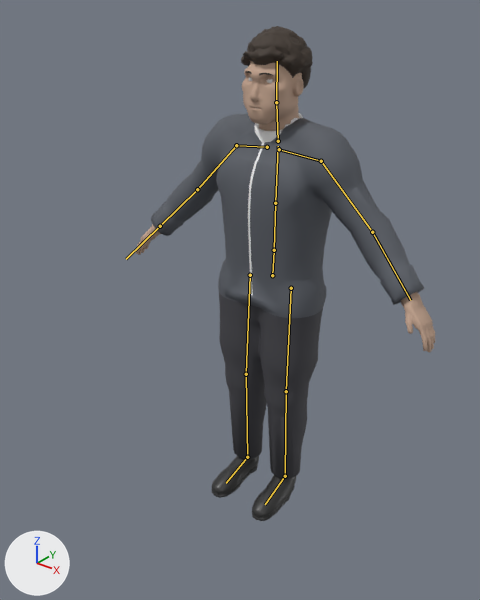
The glTF model src/decision_pitch/web/figures/figure.glb as it was, and as the next commit left it.
Camera for both pictures: a 50 mm camera at (1.33, -1.85, 1.98) aimed at (-0.15, 0.01, 0.83). The axes (+X, +Y, +Z) are drawn at lower left. The lights are the same throughout. The first picture is the older version. The bones that change, and the others that lie on the model, are drawn over the model as lines.

In view in the first picture: 'body', 'coat', 'eyes', 'hair_bun', 'hair_buzz', 'hair_curly', 'hair_short', 'hair_swept'.
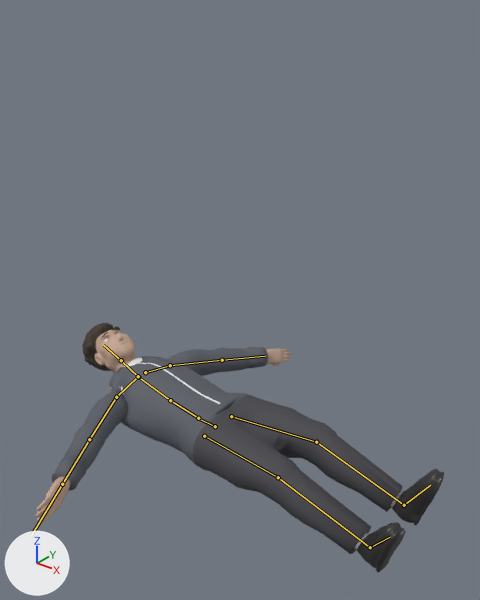
The newer file adds an action. The first version stands in its rest pose; the second is drawn at frame 22 of the action 'fall_side_R'.

Changed parts and their boxes [x1, y1, x2, y2] in the pictures (480 x 600 px):
```json
{"object": "coat", "change": "posed", "before": [151, 113, 424, 479], "after": [52, 347, 402, 554], "on screen": "28% wider, 43% shorter"}
{"object": "body", "change": "posed", "before": [136, 61, 435, 521], "after": [36, 330, 444, 572], "on screen": "36% wider, 47% shorter"}
{"object": "hair_curly", "change": "posed", "before": [241, 26, 313, 89], "after": [82, 323, 120, 371]}
{"object": "hair_swept", "change": "posed", "before": [247, 33, 303, 79], "after": [84, 323, 112, 346]}
{"object": "hair_short", "change": "posed", "before": [245, 58, 299, 78], "after": [93, 329, 117, 361]}
{"object": "eyes", "change": "posed", "before": [249, 78, 273, 83], "after": [104, 333, 119, 342]}
{"object": "hair_bun", "change": "posed", "before": [254, 62, 303, 77], "on screen": "not visible afterwards"}
{"object": "hair_buzz", "change": "posed", "before": [258, 62, 300, 77], "on screen": "not visible afterwards"}
{"bone": "hips", "before": "(272, 275) to (274, 250)", "after": "(215, 426) to (198, 418)"}
{"bone": "spine", "before": "(274, 250) to (275, 203)", "after": "(198, 418) to (170, 400)"}
{"bone": "chest", "before": "(275, 203) to (278, 146)", "after": "(170, 400) to (140, 378)"}
{"bone": "neck", "before": "(278, 141) to (276, 102)", "after": "(138, 377) to (121, 360)"}
{"bone": "head", "before": "(276, 102) to (277, 61)", "after": "(121, 360) to (103, 345)"}
{"bone": "upper_arm_L", "before": "(321, 161) to (372, 232)", "after": "(170, 365) to (222, 360)"}
{"bone": "forearm_L", "before": "(372, 232) to (410, 300)", "after": "(222, 360) to (265, 356)"}
{"bone": "upper_arm_R", "before": "(236, 145) to (197, 189)", "after": "(116, 397) to (89, 439)"}
{"bone": "forearm_R", "before": "(197, 189) to (160, 226)", "after": "(89, 439) to (62, 484)"}
{"bone": "thigh_L", "before": "(291, 288) to (286, 391)", "after": "(231, 416) to (316, 442)"}
{"bone": "shin_L", "before": "(286, 391) to (285, 476)", "after": "(316, 442) to (404, 505)"}
{"bone": "foot_L", "before": "(285, 476) to (265, 504)", "after": "(404, 505) to (430, 485)"}
{"bone": "thigh_R", "before": "(250, 275) to (246, 374)", "after": "(204, 436) to (278, 477)"}
{"bone": "shin_R", "before": "(246, 374) to (247, 457)", "after": "(278, 477) to (370, 547)"}
{"bone": "foot_R", "before": "(247, 457) to (226, 483)", "after": "(370, 547) to (390, 537)"}
```

Edits to the scene script, one JSON object a line:
```json
{"block": "bone_hips", "where": "bone_hips = bpy.data.objects['rig'].pose.bones['hips']  # child of 'root'"}
{"op": "set", "path": "bone_hips.location", "old": "(0.0, 0.0, 0.0)", "new": "(-0.302, -0.834, -0.042)"}
{"op": "set", "path": "bone_hips.rotation_quaternion", "old": "(1.0, 0.0, 0.0, 0.0)", "new": "(0.517, -0.482, 0.492, 0.507)", "note": "degrees (0, 0, 0) -> degrees (1, 87, 90)"}
{"block": "bone_spine", "where": "bone_spine = bpy.data.objects['rig'].pose.bones['spine']  # child of 'hips'"}
{"op": "set", "path": "bone_spine.rotation_quaternion", "old": "(1.0, 0.0, 0.0, 0.0)", "new": "(0.999, 0.035, 0.0, 0.0)", "note": "degrees (0, 0, 0) -> degrees (4, 0, 0)"}
{"block": "bone_chest", "where": "bone_chest = bpy.data.objects['rig'].pose.bones['chest']  # child of 'spine'"}
{"op": "set", "path": "bone_chest.rotation_quaternion", "old": "(1.0, 0.0, 0.0, 0.0)", "new": "(0.999, 0.052, 0.0, 0.0)", "note": "degrees (0, 0, 0) -> degrees (6, 0, 0)"}
{"block": "bone_neck", "where": "bone_neck = bpy.data.objects['rig'].pose.bones['neck']  # child of 'chest'"}
{"op": "set", "path": "bone_neck.rotation_quaternion", "old": "(1.0, 0.0, 0.0, 0.0)", "new": "(1.0, 0.016, 0.0, 0.0)", "note": "degrees (0, 0, 0) -> degrees (2, 0, 0)"}
{"block": "bone_head", "where": "bone_head = bpy.data.objects['rig'].pose.bones['head']  # child of 'neck'"}
{"op": "set", "path": "bone_head.rotation_quaternion", "old": "(1.0, 0.0, 0.0, 0.0)", "new": "(1.0, 0.019, 0.0, 0.0)", "note": "degrees (0, 0, 0) -> degrees (2, 0, 0)"}
{"block": "bone_upper_arm_l", "where": "bone_upper_arm_l = bpy.data.objects['rig'].pose.bones['upper_arm_L']  # child of 'shoulder_L'"}
{"op": "set", "path": "bone_upper_arm_l.rotation_quaternion", "old": "(1.0, 0.0, 0.0, 0.0)", "new": "(0.352, -0.135, 0.924, 0.06)", "note": "degrees (0, 0, 0) -> degrees (-1, 138, 16)"}
{"block": "bone_forearm_l", "where": "bone_forearm_l = bpy.data.objects['rig'].pose.bones['forearm_L']  # child of 'upper_arm_L'"}
{"op": "set", "path": "bone_forearm_l.rotation_quaternion", "old": "(1.0, 0.0, 0.0, 0.0)", "new": "(0.996, -0.094, 0.0, 0.001)", "note": "degrees (0, 0, 0) -> degrees (-11, 0, 0)"}
{"block": "bone_upper_arm_r", "where": "bone_upper_arm_r = bpy.data.objects['rig'].pose.bones['upper_arm_R']  # child of 'shoulder_R'"}
{"op": "set", "path": "bone_upper_arm_r.rotation_quaternion", "old": "(1.0, 0.0, 0.0, 0.0)", "new": "(0.301, -0.164, -0.937, -0.065)", "note": "degrees (0, 0, 0) -> degrees (-2, -144, -19)"}
{"block": "bone_forearm_r", "where": "bone_forearm_r = bpy.data.objects['rig'].pose.bones['forearm_R']  # child of 'upper_arm_R'"}
{"op": "set", "path": "bone_forearm_r.rotation_quaternion", "old": "(1.0, 0.0, 0.0, 0.0)", "new": "(0.996, -0.094, 0.0, -0.001)", "note": "degrees (0, 0, 0) -> degrees (-11, 0, 0)"}
{"block": "bone_thigh_l", "where": "bone_thigh_l = bpy.data.objects['rig'].pose.bones['thigh_L']  # child of 'hips'"}
{"op": "set", "path": "bone_thigh_l.rotation_quaternion", "old": "(1.0, 0.0, 0.0, 0.0)", "new": "(-0.984, 0.071, 0.162, 0.028)", "note": "degrees (0, 0, 0) -> degrees (-8, -19, -2)"}
{"block": "bone_shin_l", "where": "bone_shin_l = bpy.data.objects['rig'].pose.bones['shin_L']  # child of 'thigh_L'"}
{"op": "set", "path": "bone_shin_l.rotation_quaternion", "old": "(1.0, 0.0, 0.0, 0.0)", "new": "(0.991, 0.137, -0.001, -0.006)", "note": "degrees (0, 0, 0) -> degrees (16, 0, -1)"}
{"block": "bone_foot_l", "where": "bone_foot_l = bpy.data.objects['rig'].pose.bones['foot_L']  # child of 'shin_L'"}
{"op": "set", "path": "bone_foot_l.rotation_quaternion", "old": "(1.0, 0.0, 0.0, 0.0)", "new": "(0.981, 0.005, 0.179, 0.077)", "note": "degrees (0, 0, 0) -> degrees (2, 21, 9)"}
{"block": "bone_thigh_r", "where": "bone_thigh_r = bpy.data.objects['rig'].pose.bones['thigh_R']  # child of 'hips'"}
{"op": "set", "path": "bone_thigh_r.rotation_quaternion", "old": "(1.0, 0.0, 0.0, 0.0)", "new": "(-0.986, 0.066, -0.144, -0.043)", "note": "degrees (0, 0, 0) -> degrees (-7, 17, 4)"}
{"block": "bone_shin_r", "where": "bone_shin_r = bpy.data.objects['rig'].pose.bones['shin_R']  # child of 'thigh_R'"}
{"op": "set", "path": "bone_shin_r.rotation_quaternion", "old": "(1.0, 0.0, 0.0, 0.0)", "new": "(0.992, 0.124, 0.001, 0.006)", "note": "degrees (0, 0, 0) -> degrees (14, 0, 1)"}
{"block": "bone_foot_r", "where": "bone_foot_r = bpy.data.objects['rig'].pose.bones['foot_R']  # child of 'shin_R'"}
{"op": "set", "path": "bone_foot_r.rotation_quaternion", "old": "(1.0, 0.0, 0.0, 0.0)", "new": "(0.985, 0.016, -0.155, -0.073)", "note": "degrees (0, 0, 0) -> degrees (3, -18, -9)"}
```
